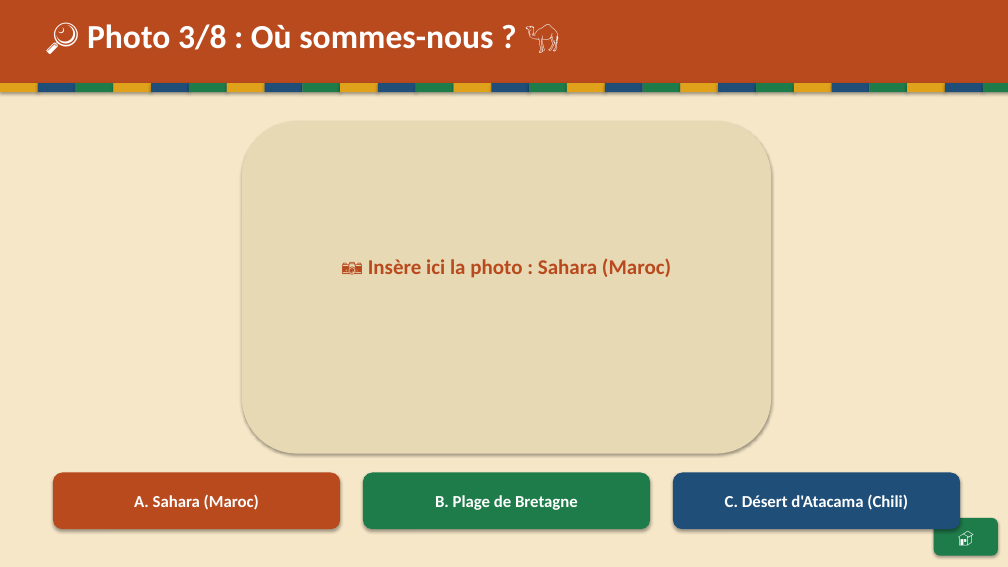
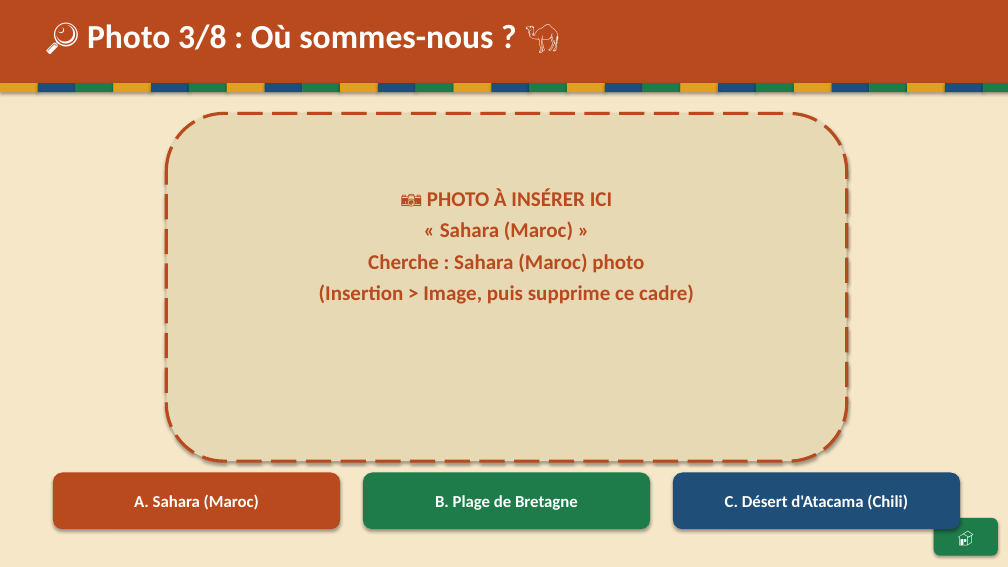
Before and after one commit to Paquereauman/Paquereauman, a slide deck: slide 7 of maghreb/maghreb-interactif.pptx. Drawn at 1008x567 pixels with LibreOffice and Linux fonts; fonts in the diff are those of the drawing. Boxes give left, top, right and bottom in pixels: in the first picture for what was removed or moved away, otherwise in the second. Text is boxed around its words. In the diff, an @@ line names an element or a change of style, - is before the commit and + after.

```diff
--- a/maghreb/maghreb-interactif.pptx
+++ b/maghreb/maghreb-interactif.pptx
@@ rounded rectangle: place and size @@
-rounded rectangle at bbox=[242, 121, 771, 454]
+rounded rectangle at bbox=[166, 113, 847, 461]
@@ rounded rectangle at bbox=[166, 113, 847, 461]: outline none to #B84A1E 3 pt dashed @@
@@ text at bbox=[319, 188, 694, 304]: text changed @@
-📷 Insère ici la photo : Sahara (Maroc)
+📷 PHOTO À INSÉRER ICI
+« Sahara (Maroc) »
+Cherche : Sahara (Maroc) photo
+(Insertion > Image, puis supprime ce cadre)
```
Also in this commit, not shown: 6 other slides changed, 3 other files.
